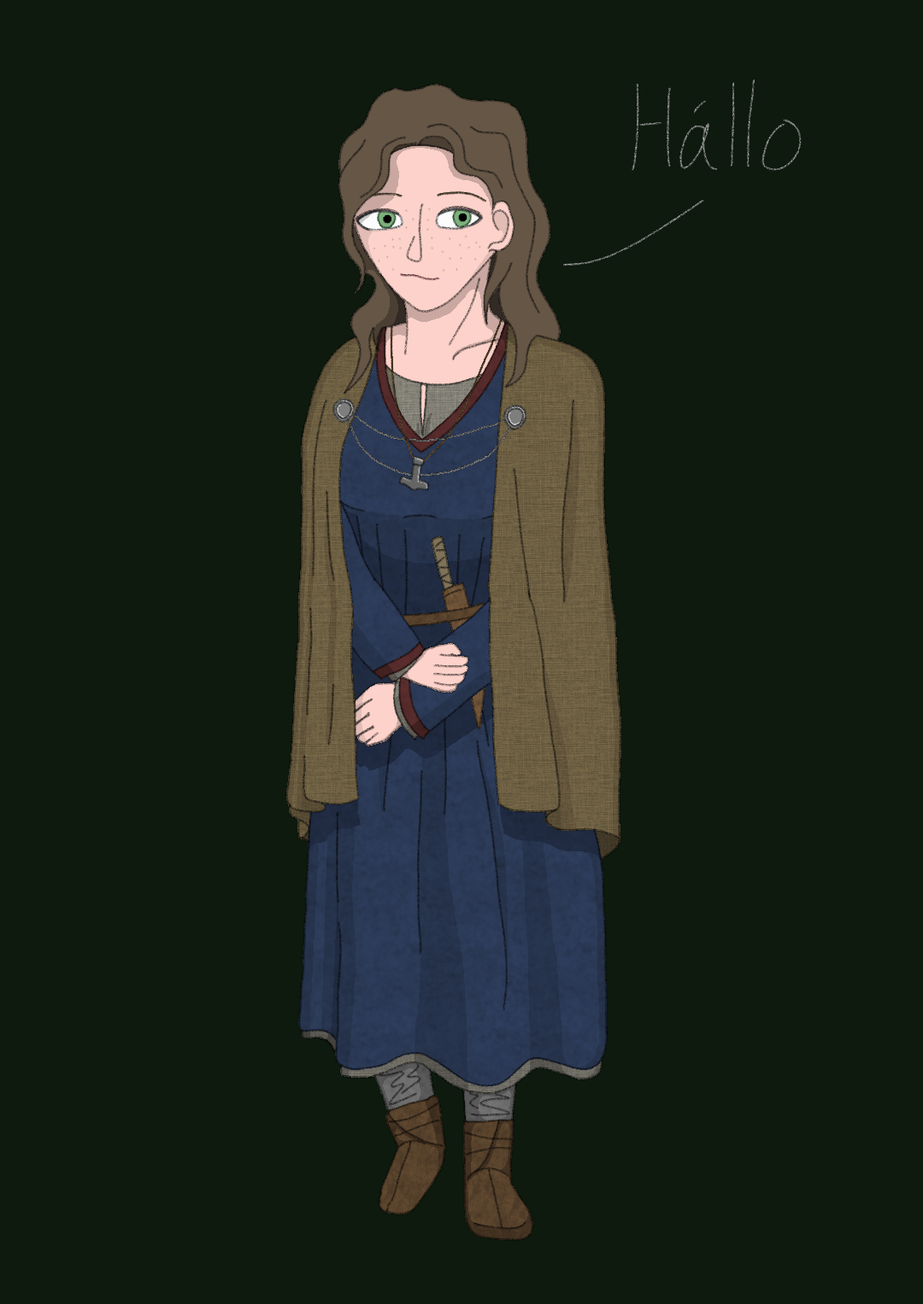
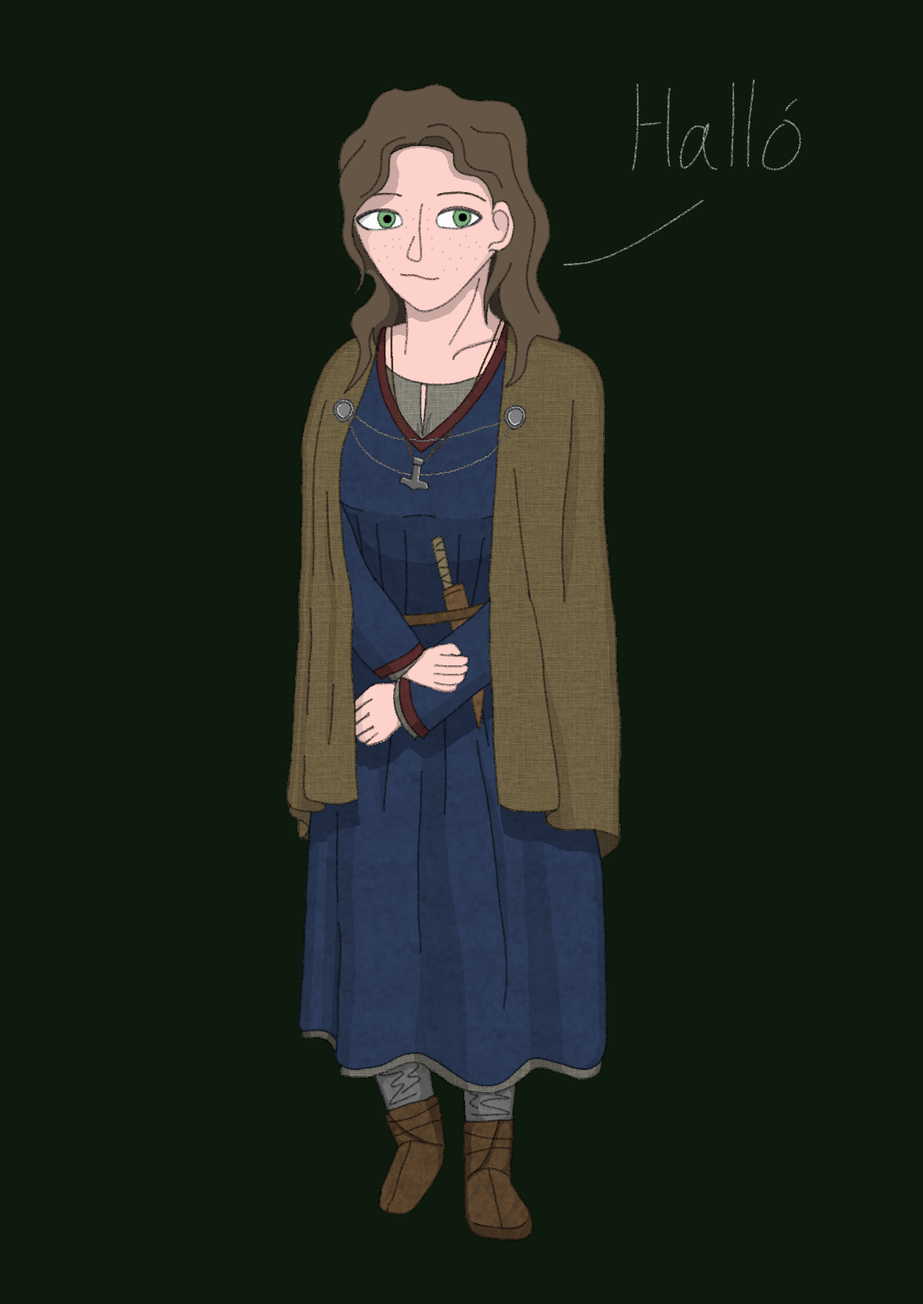
Layer changes from the first 923 × 1304 image to the second:
painted on "Speech" over [692, 98, 797, 114]
painted on "background" over [562, 79, 802, 267]
